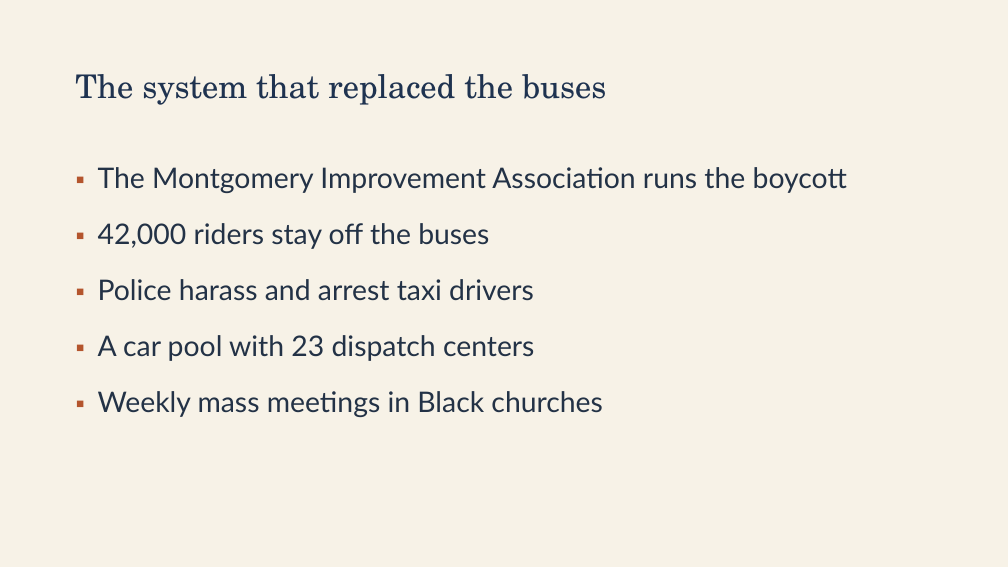
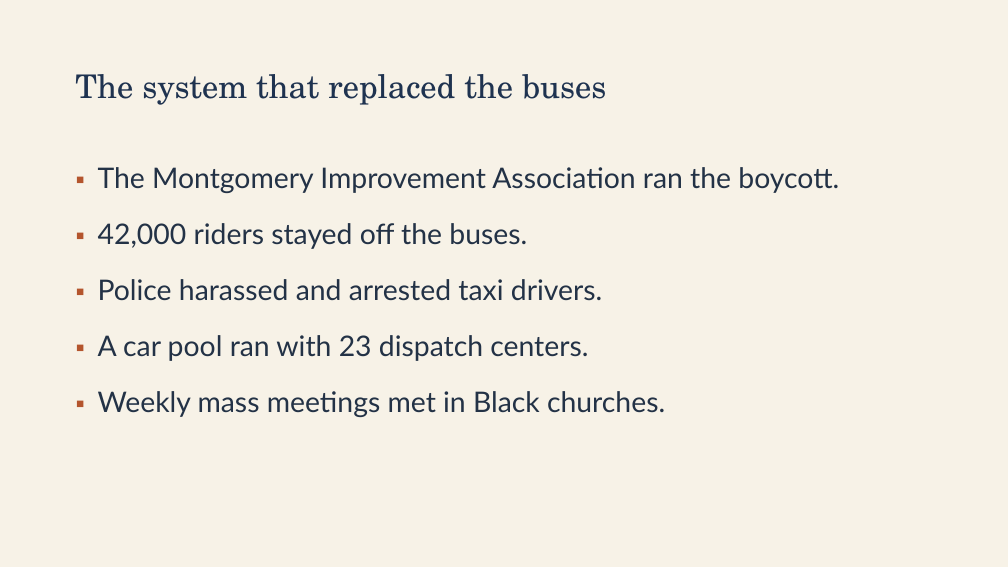
Before and after one commit to ab17gthb/humanities-curriculum-group, a slide deck: slide 9 of civil-rights/lesson-03/lesson-03-slides.pptx. Drawn at 1008x567 pixels with LibreOffice and Linux fonts; fonts in the diff are those of the drawing. Boxes give left, top, right and bottom in pixels: in the first picture for what was removed or moved away, otherwise in the second. Text is boxed around its words. In the diff, an @@ line names an element or a change of style, - is before the commit and + after.

Commit message:
Rollout: Civil Rights L3 reworked and live (Montgomery and Little Rock)

```diff
--- a/civil-rights/lesson-03/lesson-03-slides.pptx
+++ b/civil-rights/lesson-03/lesson-03-slides.pptx
@@ text at [98, 167, 839, 417]: text changed @@
-▪ The Montgomery Improvement Association runs the boycott
-▪ 42,000 riders stay off the buses
-▪ Police harass and arrest taxi drivers
-▪ A car pool with 23 dispatch centers
-▪ Weekly mass meetings in Black churches
+▪ The Montgomery Improvement Association ran the boycott.
+▪ 42,000 riders stayed off the buses.
+▪ Police harassed and arrested taxi drivers.
+▪ A car pool ran with 23 dispatch centers.
+▪ Weekly mass meetings met in Black churches.
```
Also in this commit, not shown: 7 other slides changed, 6 other files.
